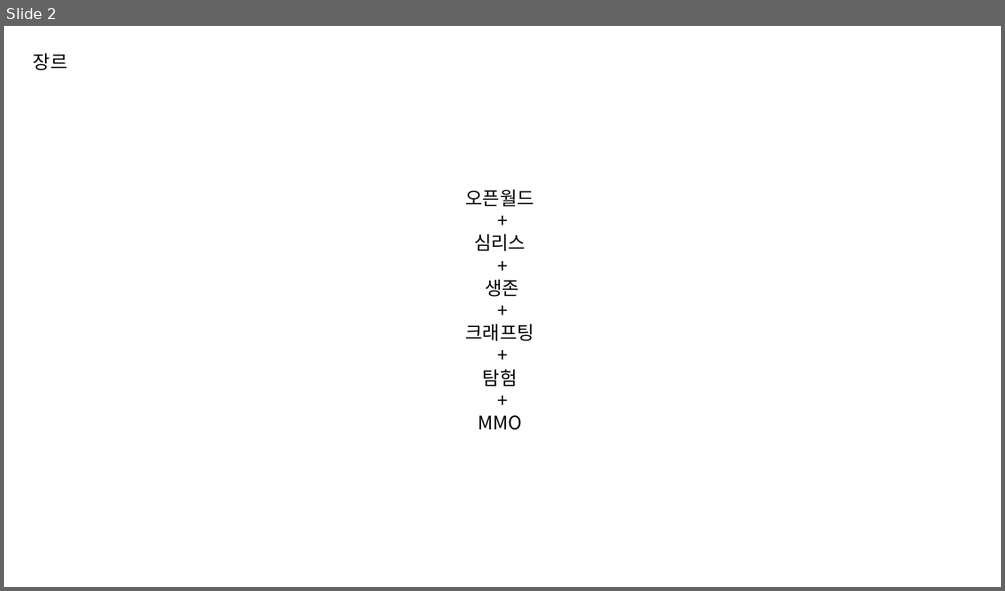
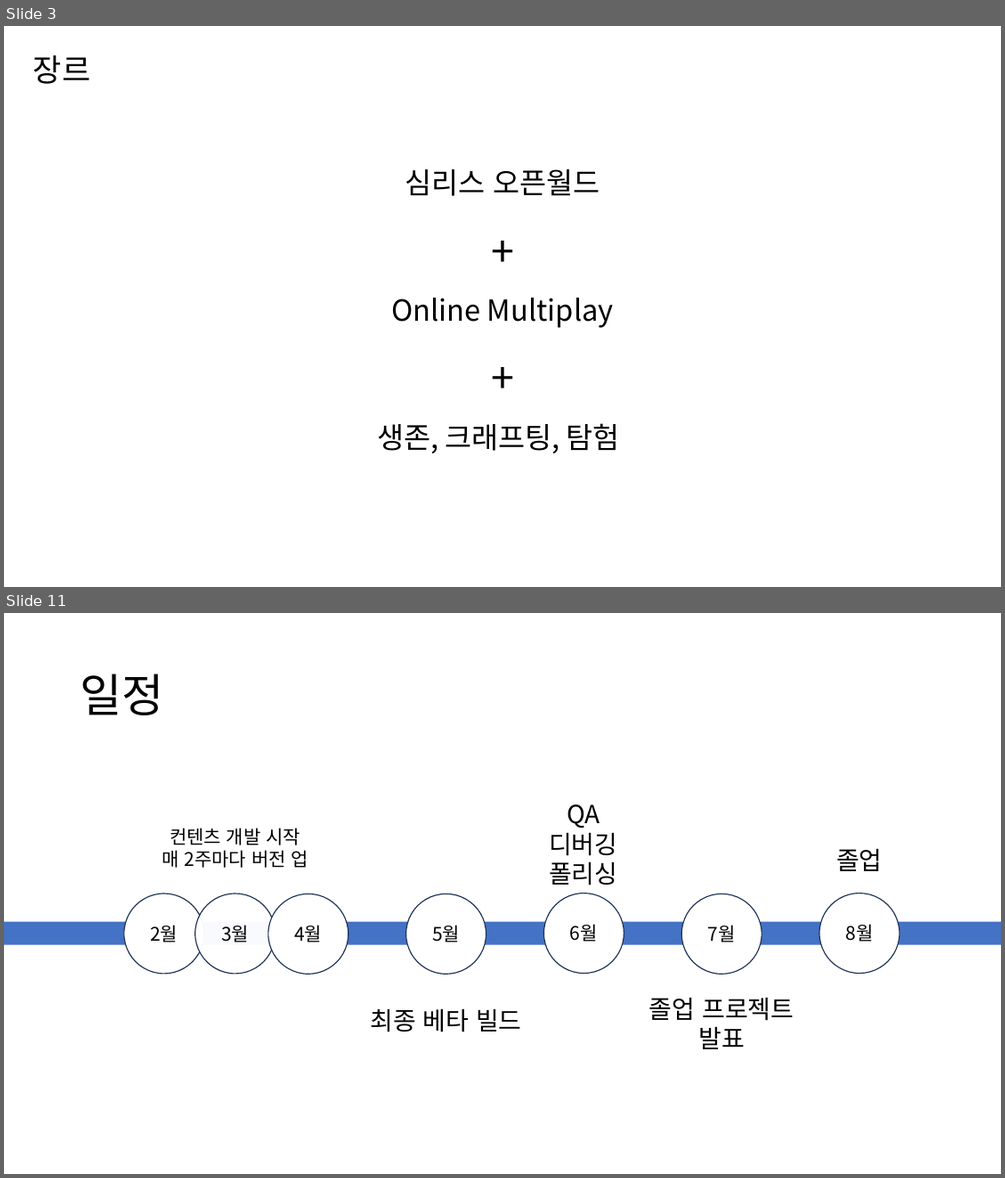
Before and after one commit to PinkBourbon/ProjectG, a slide deck: 0_Document/크루모빌PPT틀.pptx. Shown one above the other, each under a label of ours: slide 2 before the commit, slides 3 and 11 after it; the slides between them are not shown. The pictures are 1005x591 and 1005x1178 pixels, drawn with LibreOffice and Linux fonts; fonts in the diff are those of the drawing. Boxes give left, top, right and bottom in pixels: in the first picture for what was removed or moved away, otherwise in the second. Text is boxed around its words. In the diff, an @@ line names an element or a change of style, - is before the commit and + after.

```diff
--- a/0_Document/크루모빌PPT틀.pptx
+++ b/0_Document/크루모빌PPT틀.pptx
@@ slide 11 added at box(4, 613, 1001, 1174), background #FFFFFF @@
@@ title added at box(80, 674, 163, 715), 44 pt, text #000000 @@
+일정
@@ text added at box(549, 804, 617, 885), 24 pt, text #000000 @@
+QA
+디버깅
+폴리싱
@@ text added at box(162, 827, 308, 868), 18 pt, text #000000 @@
+컨텐츠 개발 시작
+매 2주마다 버전 업
@@ text added at box(836, 848, 882, 871), 24 pt, text #000000 @@
+졸업
@@ ellipse added at box(124, 893, 204, 973), fill #FFFFFF, outline #1E3256 1 pt, 18 pt, text #000000 @@
+2월
@@ ellipse added at box(195, 893, 275, 973), fill #FFFFFF at 97% opacity, outline #1E3256 1 pt, 18 pt, text #000000 @@
+3월
@@ ellipse added at box(268, 893, 348, 973), fill #FFFFFF, outline #1E3256 1 pt, 18 pt, text #000000 @@
+4월
@@ ellipse added at box(406, 893, 486, 973), fill #FFFFFF, outline #1E3256 1 pt, 18 pt, text #000000 @@
+5월
@@ ellipse added at box(544, 893, 624, 973), fill #FFFFFF, outline #1E3256 1 pt, 18 pt, text #000000 @@
+6월
@@ ellipse added at box(681, 893, 761, 973), fill #FFFFFF, outline #1E3256 1 pt, 18 pt, text #000000 @@
+7월
@@ ellipse added at box(820, 893, 900, 973), fill #FFFFFF, outline #1E3256 1 pt, 18 pt, text #000000 @@
+8월
@@ rectangle added at box(4, 922, 1001, 945), fill #4472C4 @@
@@ text added at box(370, 1008, 522, 1032), 24 pt, text #000000 @@
+최종 베타 빌드
@@ text added at box(649, 997, 793, 1049), 24 pt, text #000000 @@
+졸업 프로젝트
+발표
@@ what was slide 2 is now slide 3 @@
@@ slide 3 changed as well @@
@@ text "장르" at box(33, 55, 90, 84): size 18 to 30 pt @@
@@ text "심리스 오픈월드": place and size @@
-text "심리스 오픈월드" at box(465, 189, 534, 430)
+text "심리스 오픈월드" at box(377, 169, 620, 453)
@@ text "심리스 오픈월드" at box(377, 169, 620, 453): size 18 to 40 pt in "+", "+"; line spacing 1 to 1.5 @@
@@ text at box(404, 169, 600, 196): text changed; size 18 to 28 pt @@
-오픈월드
+심리스 오픈월드
@@ text at box(391, 297, 614, 328): text changed; size 18 to 28 pt @@
-심리스
+Online Multiplay
@@ text at box(377, 423, 620, 453): text changed; size 18 to 28 pt @@
-생존
-+
-크래프팅
-+
-탐험
-+
-MMO
+생존, 크래프팅, 탐험
```
Also in this commit, not shown: 3 other slides changed, 12 other slides added, 4 slides removed, 1 other file.
